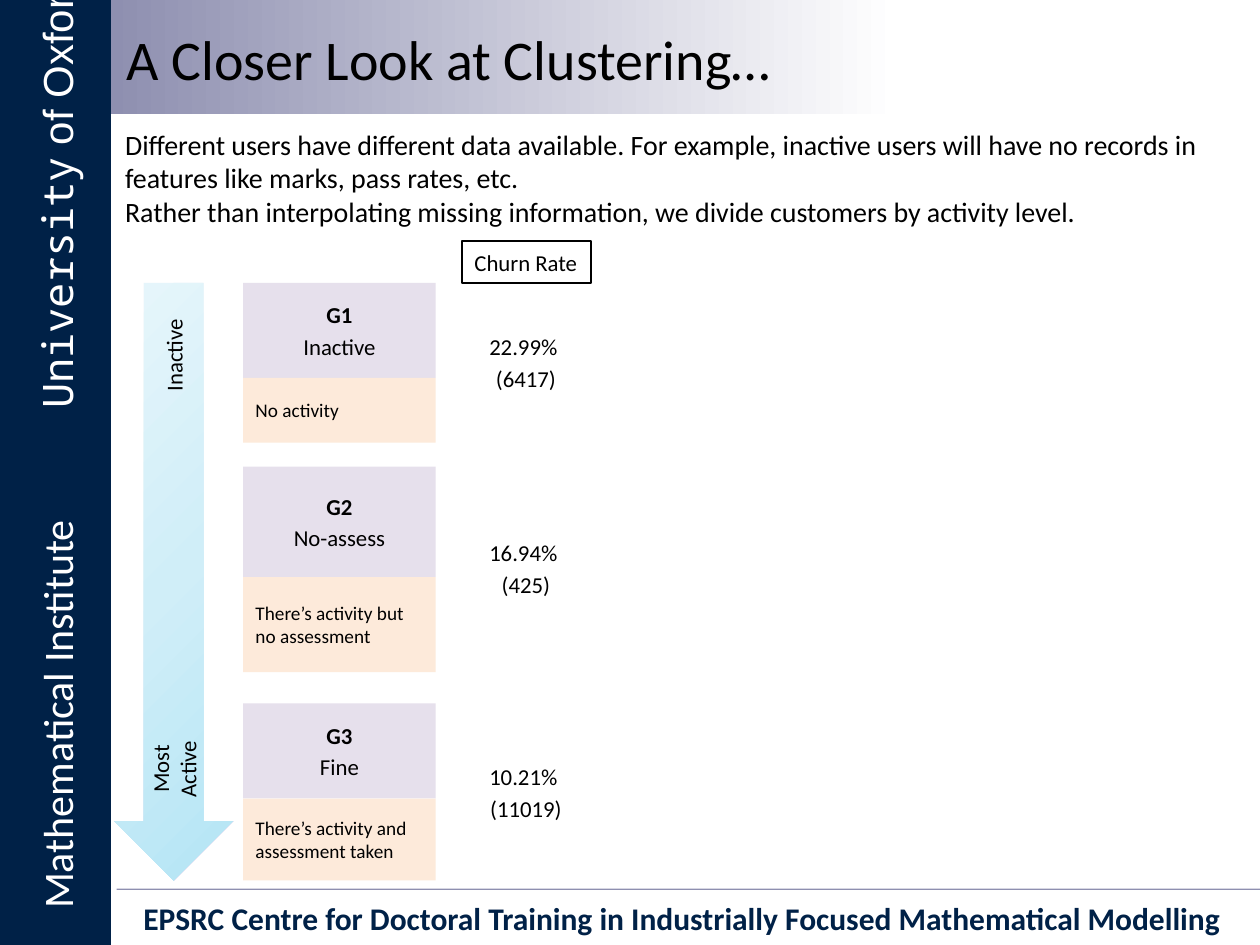
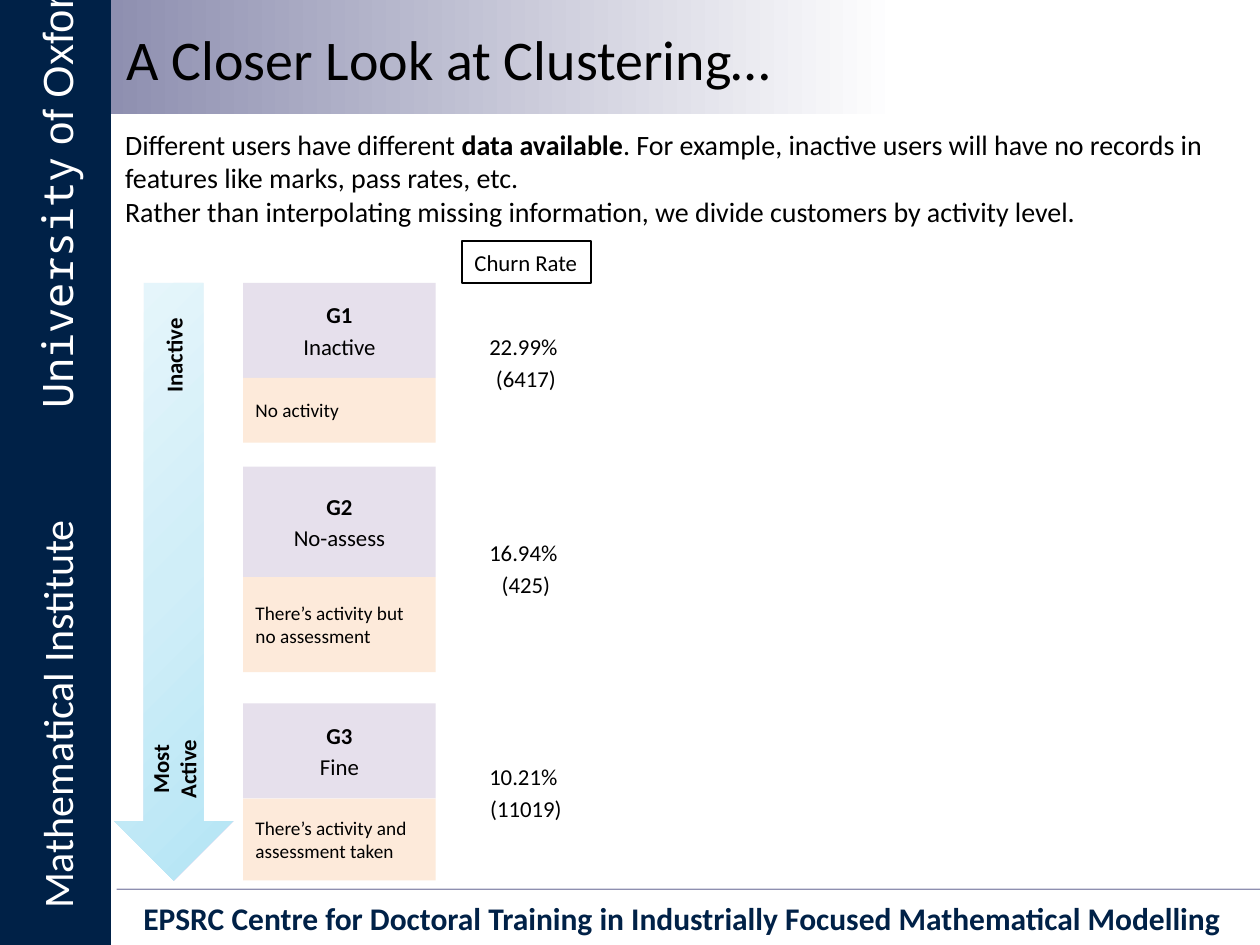
Before and after one commit to vicaws/Whizz, a slide deck: slide 26 of Slides/Whizz_oxford.pptx (slide 7 before the commit). Drawn at 1260x945 pixels with LibreOffice and Linux fonts; fonts in the diff are those of the drawing; background and template pictures are left out. Boxes give left, top, right and bottom in pixels: in the first picture for what was removed or moved away, otherwise in the second. Text is boxed around its words. In the diff, an @@ line names an element or a change of style, - is before the commit and + after.

```diff
--- a/Slides/Whizz_oxford.pptx
+++ b/Slides/Whizz_oxford.pptx
@@ text at [125,135,1202,193]: bold on in "data available." @@
@@ text "Inactive" at [161,325,189,390]: bold on @@
@@ text "Most Active" at [147,745,203,797]: bold on @@
```
Also in this commit, not shown: 5 other slides changed, 44 slides added, 4 slides removed, 24 other files.
